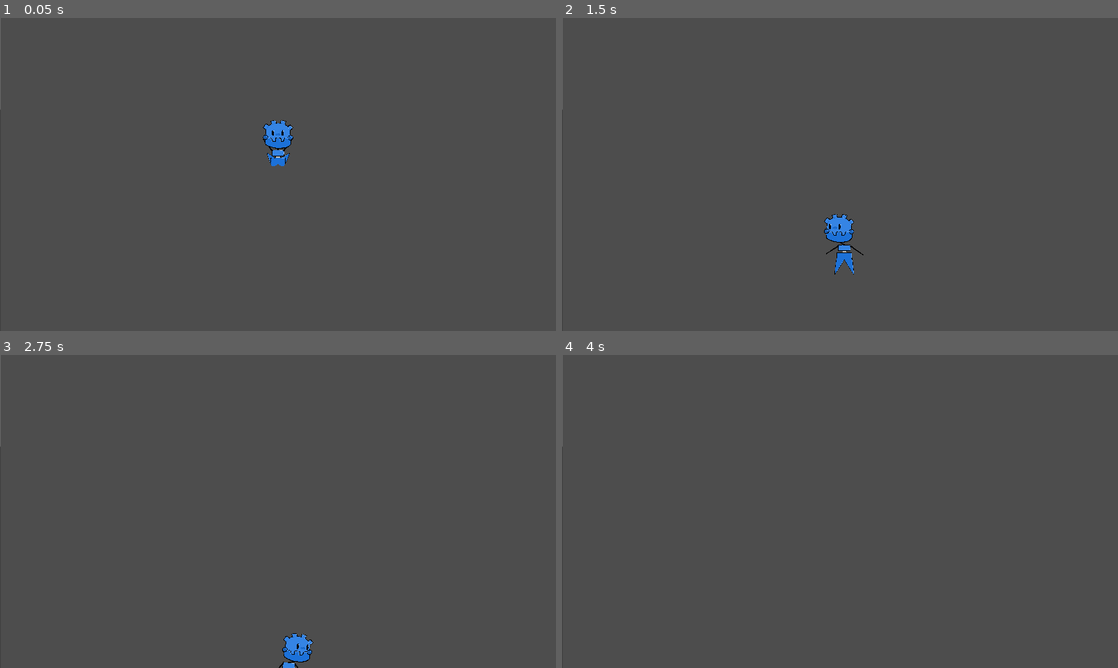
Above: before the commit, frames 1-4 (two rows, left to right).
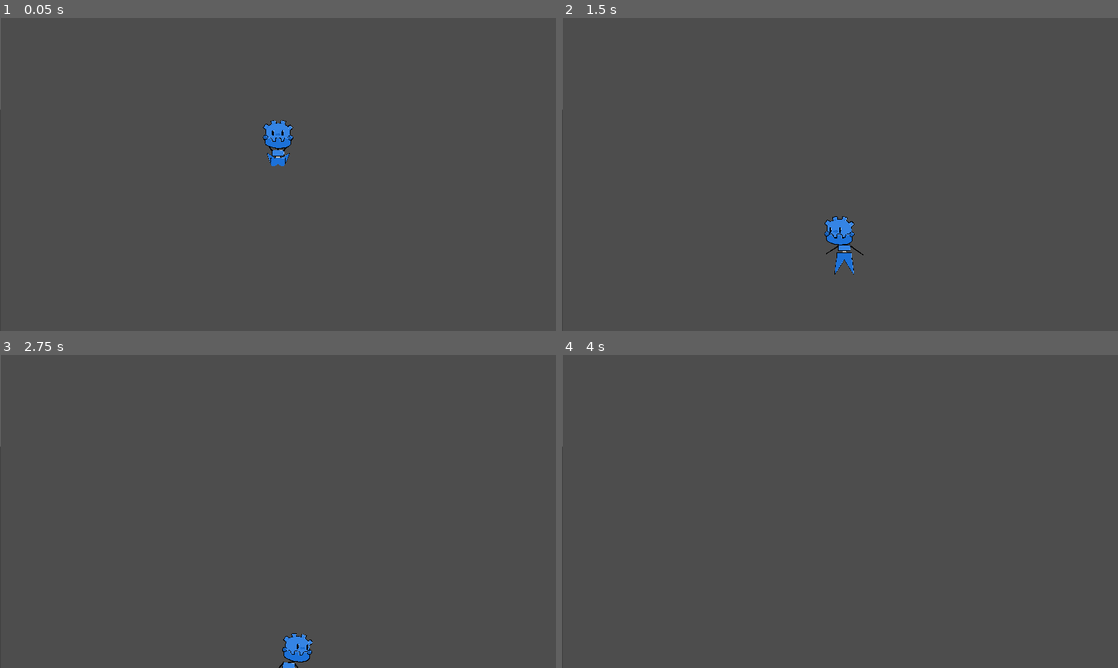
Above: after the commit, the same moments.

Repository: gamesforklaus/brainfluff
Game: Godot game, scene res://scene/entity/player.tscn
Two runs of this game, one before a commit and one after it. Both use one fixed random seed, a clock stepped at 60 frames per second and the inputs below. This scene is started directly instead of the project's main scene. Sound files missing from this copy of the repository are replaced by a short silence.
Inputs (mouse positions are in pixels of both pictures, inside the frame that each line leads up to):
- Up to frame 1 (0.05 s): no input
- Up to frame 2 (1.5 s): tap Enter at 0.5 s; move the mouse to (962, 158) at 0.52 s; hold D (move_right) 0.53-1.28 s; tap S (look_down) at 0.6 s; click (962, 158) at 0.67 s; tap Space (jump) at 0.77 s; move the mouse to (728, 190) at 1.27 s; hold A (move_left) from 1.28 s (still down); tap W (look_up) at 1.35 s
- Up to frame 3 (2.75 s): tap Space (jump) at 1.52 s; move the mouse to (333, 442) at 2.02 s; release A (move_left) at 2.03 s; hold D (move_right) from 2.03 s (still down); tap X at 2.1 s
- Up to frame 4 (4 s): move the mouse to (812, 574) at 2.77 s; tap Z at 2.85 s; click (812, 574) at 2.92 s; tap Space (jump) at 3.02, 3.5, 3.77 s; move the mouse to (1006, 558) at 3.52 s; release D (move_right) at 3.53 s; hold A (move_left) from 3.53 s (still down); tap S (look_down) at 3.6 s

The runs differ from the first frame. In frame 1, less than 0.1% of the frame differs, in the area x 47-49%, y 38-42%; in frame 2, 0.2%, in the area x 47-53%, y 62-74%; in frame 3, less than 0.1%; in frame 4, nothing differs.

Commit message:
bobble head!!

Diff:
--- a/scene/entity/player.tscn
+++ b/scene/entity/player.tscn
@@ -1,10 +1,10 @@
-[gd_scene load_steps=14 format=3 uid="uid://bx8g6coxgxw67"]
+[gd_scene load_steps=15 format=3 uid="uid://bx8g6coxgxw67"]
 
 [ext_resource type="Script" path="res://script/player.gd" id="1_lt1rw"]
 [ext_resource type="PackedScene" uid="uid://cdppkalu4l1n8" path="res://scene/entity/skin/sk_vector.tscn" id="2_vls6y"]
 
 [sub_resource type="PhysicsMaterial" id="PhysicsMaterial_5310s"]
-friction = 0.9
+friction = 0.6
 absorbent = true
 
 [sub_resource type="SkeletonModification2DJiggle" id="SkeletonModification2DJiggle_2hood"]
@@ -21,7 +21,7 @@
 [sub_resource type="SkeletonModification2DJiggle" id="SkeletonModification2DJiggle_2s2dc"]
 target_nodepath = NodePath("../ik_pointers/l_arm_pointer")
 jiggle_data_chain_length = 1
-stiffness = 11.0
+stiffness = 10.0
 mass = 0.5
 damping = 0.95
 use_gravity = true
@@ -49,14 +49,21 @@
 joint_data/0/bone2d_node = NodePath("waist/leg_r")
 joint_data/0/override_defaults = false
 
-[sub_resource type="SkeletonModificationStack2D" id="SkeletonModificationStack2D_2ve6o"]
+[sub_resource type="SkeletonModification2DPhysicalBones" id="SkeletonModification2DPhysicalBones_vc4it"]
+physical_bone_chain_length = 2
+fetch_bones = null
+joint_0_nodepath = NodePath("phys_head")
+joint_1_nodepath = NodePath("phys_jaw")
+
+[sub_resource type="SkeletonModificationStack2D" id="SkeletonModificationStack2D_lyg35"]
 resource_local_to_scene = true
 enabled = true
-modification_count = 4
+modification_count = 5
 modifications/0 = SubResource("SkeletonModification2DJiggle_2hood")
 modifications/1 = SubResource("SkeletonModification2DJiggle_2s2dc")
 modifications/2 = SubResource("SkeletonModification2DJiggle_lsh5m")
 modifications/3 = SubResource("SkeletonModification2DJiggle_yr3pj")
+modifications/4 = SubResource("SkeletonModification2DPhysicalBones_vc4it")
 
 [sub_resource type="CircleShape2D" id="CircleShape2D_bu43m"]
 
@@ -78,8 +85,8 @@
 lock_rotation = true
 script = ExtResource("1_lt1rw")
 PLAYER_CAM = NodePath("p_cam")
-FOOT_RAYCAST_L = NodePath("sk_vector/s_bottom/waist/leg_l/foot_l")
-FOOT_RAYCAST_R = NodePath("sk_vector/s_bottom/waist/leg_r/foot_r")
+FOOT_RAYCAST_L = NodePath("sk_vector/skeleton/waist/leg_l/foot_l")
+FOOT_RAYCAST_R = NodePath("sk_vector/skeleton/waist/leg_r/foot_r")
 GYROSCOPE = NodePath("gyro")
 BODY = NodePath("sk_vector")
 FOOT_L = NodePath("sk_vector/ik_pointers/l_foot_pointer")
@@ -91,14 +98,8 @@
 
 [node name="sk_vector" parent="." instance=ExtResource("2_vls6y")]
 
-[node name="s_bottom" parent="sk_vector" index="0"]
-modification_stack = SubResource("SkeletonModificationStack2D_2ve6o")
-
-[node name="col_pos" parent="sk_vector/s_bottom/waist/leg_l/foot_l" index="0"]
-position = Vector2(1.00002, 28.0002)
-
-[node name="col_pos" parent="sk_vector/s_bottom/waist/leg_r/foot_r" index="0"]
-position = Vector2(0, 28)
+[node name="skeleton" parent="sk_vector" index="0"]
+modification_stack = SubResource("SkeletonModificationStack2D_lyg35")
 
 [node name="CollisionShape2D" type="CollisionShape2D" parent="sk_vector/ik_pointers/l_arm_pointer" index="0"]
 shape = SubResource("CircleShape2D_bu43m")
--- a/scene/entity/skin/sk_vector.tscn
+++ b/scene/entity/skin/sk_vector.tscn
@@ -71,11 +71,11 @@
 
 [node name="sk_vector" type="Node2D"]
 
-[node name="s_bottom" type="Skeleton2D" parent="."]
+[node name="skeleton" type="Skeleton2D" parent="."]
 z_index = -1
 modification_stack = SubResource("SkeletonModificationStack2D_88lpe")
 
-[node name="waist" type="Bone2D" parent="s_bottom"]
+[node name="waist" type="Bone2D" parent="skeleton"]
 position = Vector2(0, -28)
 rest = Transform2D(1, 0, 0, 1, 0, -28)
 auto_calculate_length_and_angle = false
@@ -83,14 +83,14 @@
 bone_angle = 270.0
 editor_settings/show_bone_gizmo = false
 
-[node name="vis" type="Sprite2D" parent="s_bottom/waist"]
+[node name="vis" type="Sprite2D" parent="skeleton/waist"]
 z_index = 1
 texture_filter = 5
 position = Vector2(0, -4)
 scale = Vector2(0.1, 0.1)
 texture = ExtResource("1_f6tr7")
 
-[node name="torso" type="Bone2D" parent="s_bottom/waist"]
+[node name="torso" type="Bone2D" parent="skeleton/waist"]
 position = Vector2(0, -12)
 rest = Transform2D(1, 0, 0, 1, 0, -12)
 auto_calculate_length_and_angle = false
@@ -99,7 +99,7 @@
 editor_settings/show_bone_gizmo = false
 metadata/_edit_group_ = true
 
-[node name="vis" type="Sprite2D" parent="s_bottom/waist/torso"]
+[node name="vis" type="Sprite2D" parent="skeleton/waist/torso"]
 z_index = 1
 texture_filter = 5
 texture_repeat = 1
@@ -107,7 +107,7 @@
 scale = Vector2(0.1, 0.1)
 texture = ExtResource("2_0p84q")
 
-[node name="neck" type="Bone2D" parent="s_bottom/waist/torso"]
+[node name="neck" type="Bone2D" parent="skeleton/waist/torso"]
 position = Vector2(0, -17)
 rest = Transform2D(1, 0, 0, 1, 0, -17)
 auto_calculate_length_and_angle = false
@@ -115,7 +115,7 @@
 bone_angle = 270.0
 editor_settings/show_bone_gizmo = false
 
-[node name="jaw" type="Bone2D" parent="s_bottom/waist/torso/neck"]
+[node name="jaw" type="Bone2D" parent="skeleton/waist/torso/neck"]
 position = Vector2(0, -5)
 rest = Transform2D(1, 0, 0, 1, 0, -5)
 auto_calculate_length_and_angle = false
@@ -126,7 +126,7 @@
 MAXIMUM_DISTANCE = Vector2(16, -12)
 metadata/_edit_group_ = true
 
-[node name="vis" type="Sprite2D" parent="s_bottom/waist/torso/neck/jaw"]
+[node name="vis" type="Sprite2D" parent="skeleton/waist/torso/neck/jaw"]
 z_index = 2
 texture_filter = 5
 texture_repeat = 1
@@ -134,7 +134,7 @@
 scale = Vector2(0.131825, 0.131825)
 texture = ExtResource("2_ytv7p")
 
-[node name="head" type="Bone2D" parent="s_bottom/waist/torso/neck/jaw"]
+[node name="head" type="Bone2D" parent="skeleton/waist/torso/neck/jaw"]
 position = Vector2(0, -23)
 rotation = -8.52315e-05
 rest = Transform2D(1, -8.52315e-05, 8.52315e-05, 1, 0, -23)
@@ -145,7 +145,7 @@
 script = ExtResource("1_0j7xj")
 MAXIMUM_DISTANCE = Vector2(0, 2)
 
-[node name="vis" type="Sprite2D" parent="s_bottom/waist/torso/neck/jaw/head"]
+[node name="vis" type="Sprite2D" parent="skeleton/waist/torso/neck/jaw/head"]
 z_index = 1
 texture_filter = 5
 texture_repeat = 1
@@ -153,7 +153,7 @@
 scale = Vector2(0.131825, 0.131825)
 texture = ExtResource("3_0apxl")
 
-[node name="eyes" type="Bone2D" parent="s_bottom/waist/torso/neck/jaw/head"]
+[node name="eyes" type="Bone2D" parent="skeleton/waist/torso/neck/jaw/head"]
 position = Vector2(-8.52376e-05, -5)
 rest = Transform2D(1, 0, 0, 1, -0.000170469, -4)
 auto_calculate_length_and_angle = false
@@ -163,7 +163,7 @@
 script = ExtResource("1_0j7xj")
 MAXIMUM_DISTANCE = Vector2(12, -6)
 
-[node name="vis" type="Sprite2D" parent="s_bottom/waist/torso/neck/jaw/head/eyes"]
+[node name="vis" type="Sprite2D" parent="skeleton/waist/torso/neck/jaw/head/eyes"]
 z_index = 1
 texture_filter = 5
 texture_repeat = 1
@@ -171,7 +171,7 @@
 scale = Vector2(0.131825, 0.131825)
 texture = ExtResource("4_ef1uw")
 
-[node name="line" type="Line2D" parent="s_bottom/waist/torso/neck" node_paths=PackedStringArray("TARGET_1", "TARGET_2")]
+[node name="line" type="Line2D" parent="skeleton/waist/torso/neck" node_paths=PackedStringArray("TARGET_1", "TARGET_2")]
 z_index = -1
 texture_filter = 5
 position = Vector2(0, 61)
@@ -188,7 +188,7 @@
 OFFSET_1 = Vector2(0, -44)
 OFFSET_2 = Vector2(0, -61)
 
-[node name="arm_l" type="Bone2D" parent="s_bottom/waist/torso" node_paths=PackedStringArray("TARGET")]
+[node name="arm_l" type="Bone2D" parent="skeleton/waist/torso" node_paths=PackedStringArray("TARGET")]
 z_index = 1
 position = Vector2(-13, -15)
 rest = Transform2D(1, 0, 0, 1, -13, -15)
@@ -203,10 +203,10 @@
 metadata/_edit_group_ = true
 metadata/_local_pose_override_enabled_ = true
 
-[node name="hand_l" type="Marker2D" parent="s_bottom/waist/torso/arm_l"]
+[node name="hand_l" type="Marker2D" parent="skeleton/waist/torso/arm_l"]
 position = Vector2(-35, 0)
 
-[node name="line" type="Line2D" parent="s_bottom/waist/torso/arm_l"]
+[node name="line" type="Line2D" parent="skeleton/waist/torso/arm_l"]
 texture_filter = 5
 points = PackedVector2Array(0, 0, -34, 0)
 width = 4.0
@@ -216,7 +216,7 @@
 texture_mode = 1
 end_cap_mode = 2
 
-[node name="arm_r" type="Bone2D" parent="s_bottom/waist/torso" node_paths=PackedStringArray("TARGET")]
+[node name="arm_r" type="Bone2D" parent="skeleton/waist/torso" node_paths=PackedStringArray("TARGET")]
 z_index = 1
 position = Vector2(13, -15)
 rest = Transform2D(1, 0, 0, 1, 13, -15)
@@ -231,10 +231,10 @@
 metadata/_edit_group_ = true
 metadata/_local_pose_override_enabled_ = true
 
-[node name="hand_r" type="Marker2D" parent="s_bottom/waist/torso/arm_r"]
+[node name="hand_r" type="Marker2D" parent="skeleton/waist/torso/arm_r"]
 position = Vector2(35, 0)
 
-[node name="line" type="Line2D" parent="s_bottom/waist/torso/arm_r"]
+[node name="line" type="Line2D" parent="skeleton/waist/torso/arm_r"]
 texture_filter = 5
 position = Vector2(0, 3.8147e-06)
 points = PackedVector2Array(0, -3.8147e-06, 35, -3.8147e-06)
@@ -245,7 +245,7 @@
 texture_mode = 1
 end_cap_mode = 2
 
-[node name="leg_l" type="Bone2D" parent="s_bottom/waist" node_paths=PackedStringArray("TARGET")]
+[node name="leg_l" type="Bone2D" parent="skeleton/waist" node_paths=PackedStringArray("TARGET")]
 position = Vector2(-8, 0)
 scale = Vector2(0.999995, 0.999995)
 rest = Transform2D(0.999995, 0, 0, 0.999995, -8, 0)
@@ -262,23 +262,23 @@
 metadata/_edit_group_ = true
 metadata/_local_pose_override_enabled_ = true
 
-[node name="foot_l" type="RayCast2D" parent="s_bottom/waist/leg_l" node_paths=PackedStringArray("HIT_NODE")]
+[node name="foot_l" type="RayCast2D" parent="skeleton/waist/leg_l" node_paths=PackedStringArray("HIT_NODE")]
 position = Vector2(0, -9.25064e-05)
 target_position = Vector2(0, 75)
 script = ExtResource("10_os77r")
 HIT_NODE = NodePath("col_pos")
 
-[node name="col_pos" type="Marker2D" parent="s_bottom/waist/leg_l/foot_l"]
+[node name="col_pos" type="Marker2D" parent="skeleton/waist/leg_l/foot_l"]
 position = Vector2(16.0001, 9.15527e-05)
 scale = Vector2(1.00001, 1.00001)
 
-[node name="vis" type="Sprite2D" parent="s_bottom/waist/leg_l"]
+[node name="vis" type="Sprite2D" parent="skeleton/waist/leg_l"]
 texture_filter = 5
 position = Vector2(0, 10.7251)
 scale = Vector2(0.1, 0.102045)
 texture = ExtResource("10_hf5lh")
 
-[node name="leg_r" type="Bone2D" parent="s_bottom/waist" node_paths=PackedStringArray("TARGET")]
+[node name="leg_r" type="Bone2D" parent="skeleton/waist" node_paths=PackedStringArray("TARGET")]
 position = Vector2(8, 0)
 rest = Transform2D(1, 0, 0, 1, 8, 0)
 auto_calculate_length_and_angle = false
@@ -294,21 +294,21 @@
 metadata/_edit_group_ = true
 metadata/_local_pose_override_enabled_ = true
 
-[node name="foot_r" type="RayCast2D" parent="s_bottom/waist/leg_r" node_paths=PackedStringArray("HIT_NODE")]
+[node name="foot_r" type="RayCast2D" parent="skeleton/waist/leg_r" node_paths=PackedStringArray("HIT_NODE")]
 position = Vector2(0, -9.53674e-07)
 target_position = Vector2(0, 75)
 script = ExtResource("10_os77r")
 HIT_NODE = NodePath("col_pos")
 
-[node name="col_pos" type="Marker2D" parent="s_bottom/waist/leg_r/foot_r"]
-
-[node name="vis" type="Sprite2D" parent="s_bottom/waist/leg_r"]
+[node name="col_pos" type="Marker2D" parent="skeleton/waist/leg_r/foot_r"]
+
+[node name="vis" type="Sprite2D" parent="skeleton/waist/leg_r"]
 texture_filter = 5
 position = Vector2(0, 10.7251)
 scale = Vector2(0.1, 0.102045)
 texture = ExtResource("10_hf5lh")
 
-[node name="joint" type="Line2D" parent="s_bottom"]
+[node name="joint" type="Line2D" parent="skeleton"]
 z_index = -1
 texture_filter = 5
 position = Vector2(-2, 61)
--- a/scene/phys_material.tres
+++ b/scene/phys_material.tres
@@ -1,4 +1,4 @@
 [gd_resource type="PhysicsMaterial" format=3 uid="uid://cfg3bvh67a7xo"]
 
 [resource]
-friction = 0.5
+friction = 0.1
--- a/script/bone/bone_bobble.gd
+++ b/script/bone/bone_bobble.gd
@@ -5,26 +5,29 @@
 # Overshoots and rotates towards a point
 
 @export var ENABLED          : bool      = true
+@export var DAMPENING        : float     = 0.2
+@export var TENSION          : float     = 0.3
 @export var MAXIMUM_DISTANCE : Vector2   = Vector2(8.0, -8.0)
 
 # Starting position
 @onready var start_pos : Vector2 = position
-# Strength value
+var target_pos         : Vector2 = Vector2.ZERO
 var strength           : Vector2 = Vector2.ZERO
+var speed              : Vector2 = Vector2.ZERO
 
-func _process(_delta) -> void:
+func _process(delta) -> void:
+	# Calculate current input strength
+	# and consequential displacement
+	strength = get_input_vector()
+	var displacement = ((start_pos + (MAXIMUM_DISTANCE * strength) - position)) #* delta
+	speed += (TENSION * displacement) - (DAMPENING * speed)
+
+	# Apply to position if enabled
 	if ENABLED:
-		interpolate_position()
+		position += speed
 
 # FUNCTION
 #-------------------------------------------------------------------------------
-
-func interpolate_position() -> void:
-	# Set strength
-	strength = get_input_vector()
-	position = lerp(
-		position, start_pos + (MAXIMUM_DISTANCE * strength), 0.2
-	)
 
 func get_input_vector() -> Vector2:
 	return Input.get_vector(
